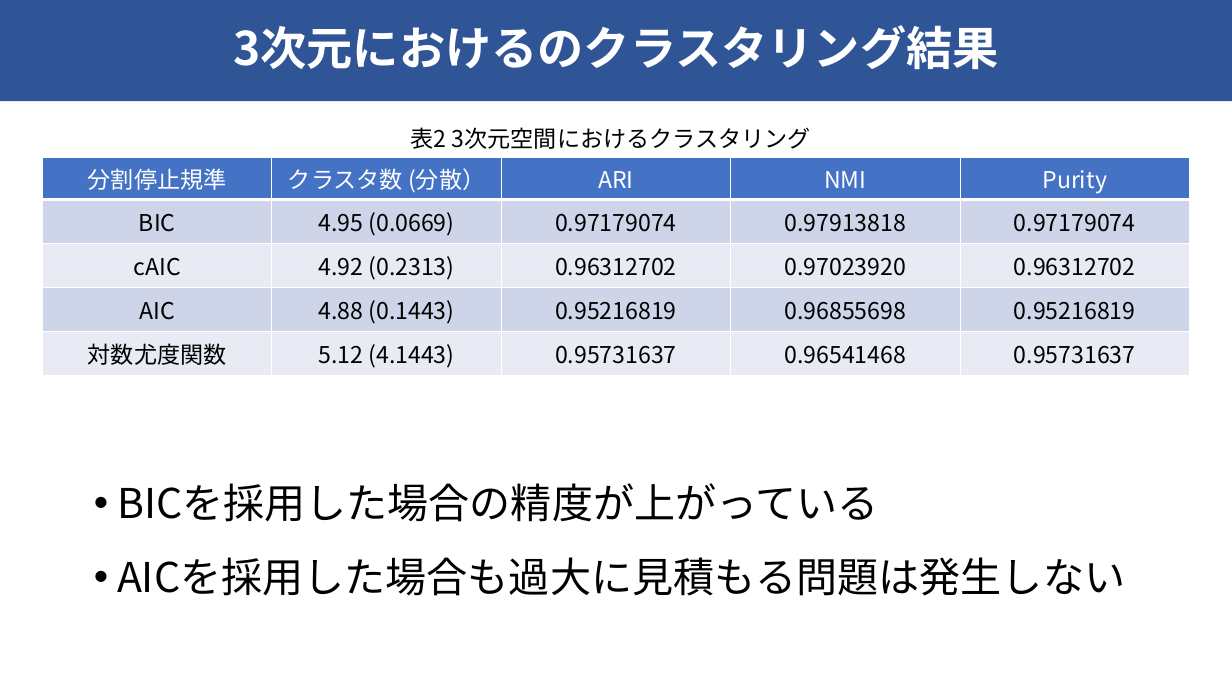
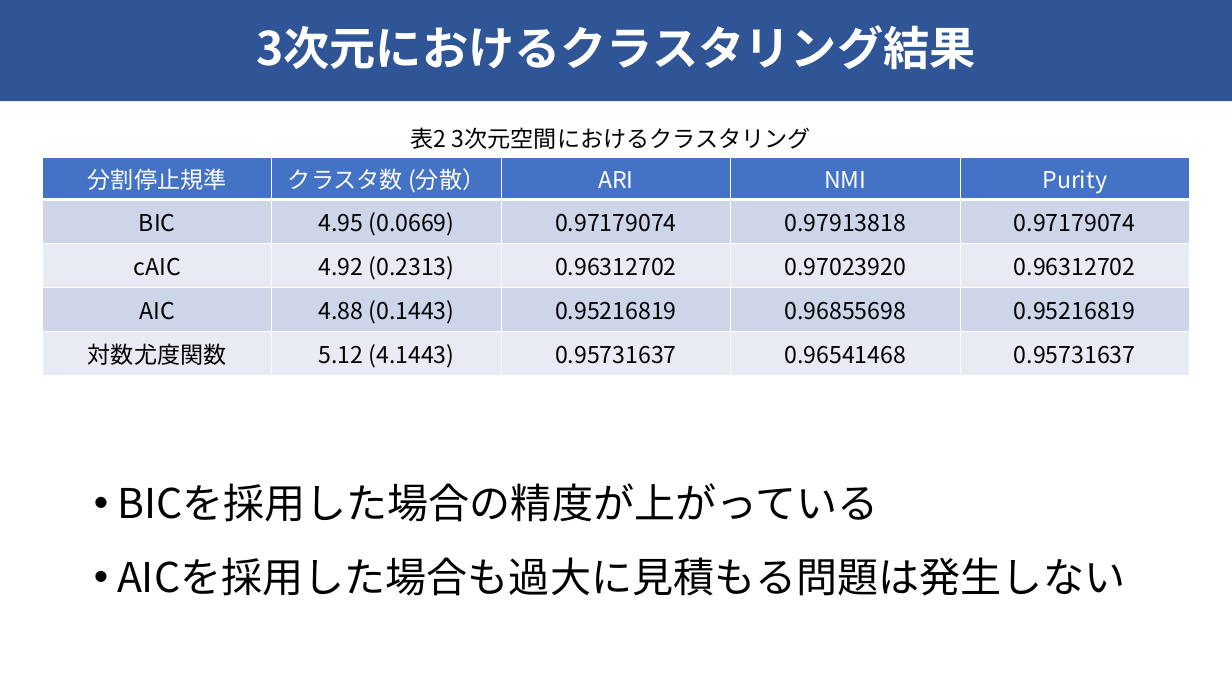
Before and after one commit to raryosu/graduation-research, a slide deck: slide 14 of docs/interim-presen/interim_hagihara.pptx (slide 12 before the commit). Drawn at 1232x693 pixels with LibreOffice and Linux fonts; fonts in the diff are those of the drawing. Boxes give left, top, right and bottom in pixels: in the first picture for what was removed or moved away, otherwise in the second. Text is boxed around its words. In the diff, an @@ line names an element or a change of style, - is before the commit and + after.

```diff
--- a/docs/interim-presen/interim_hagihara.pptx
+++ b/docs/interim-presen/interim_hagihara.pptx
@@ title at <box>256,25,975,69</box>: text changed @@
-3次元におけるのクラスタリング結果
+3次元におけるクラスタリング結果
```
Also in this commit, not shown: 4 other slides changed, 5 slides added.
